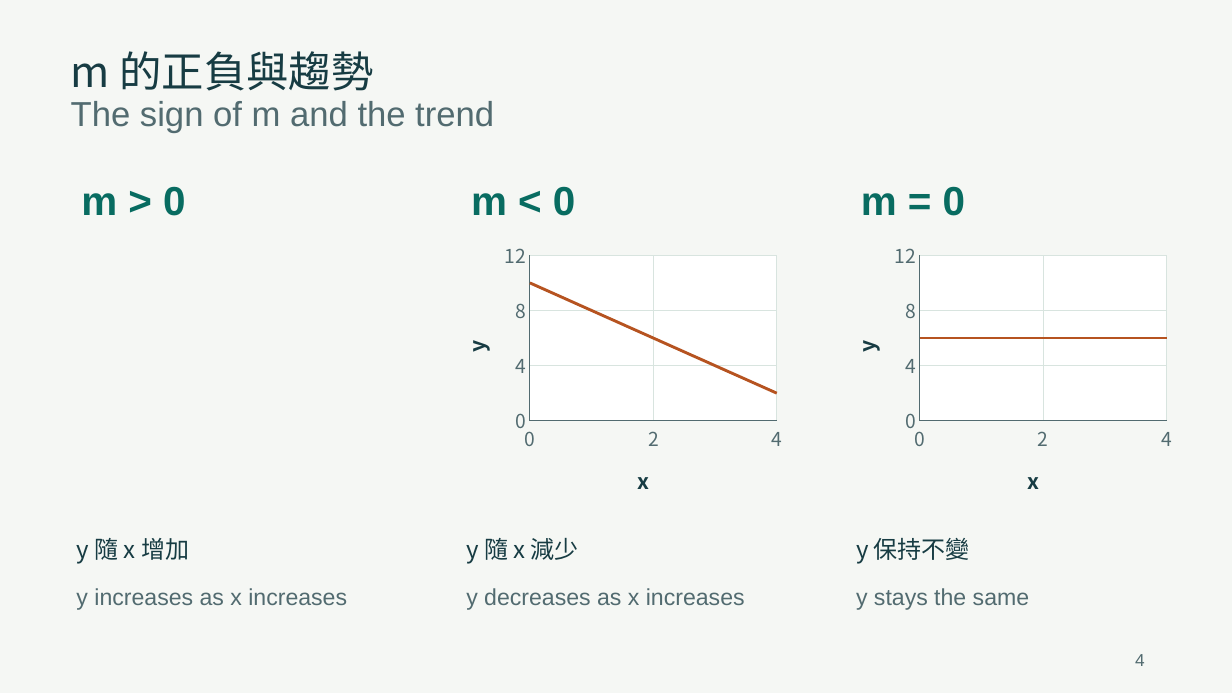
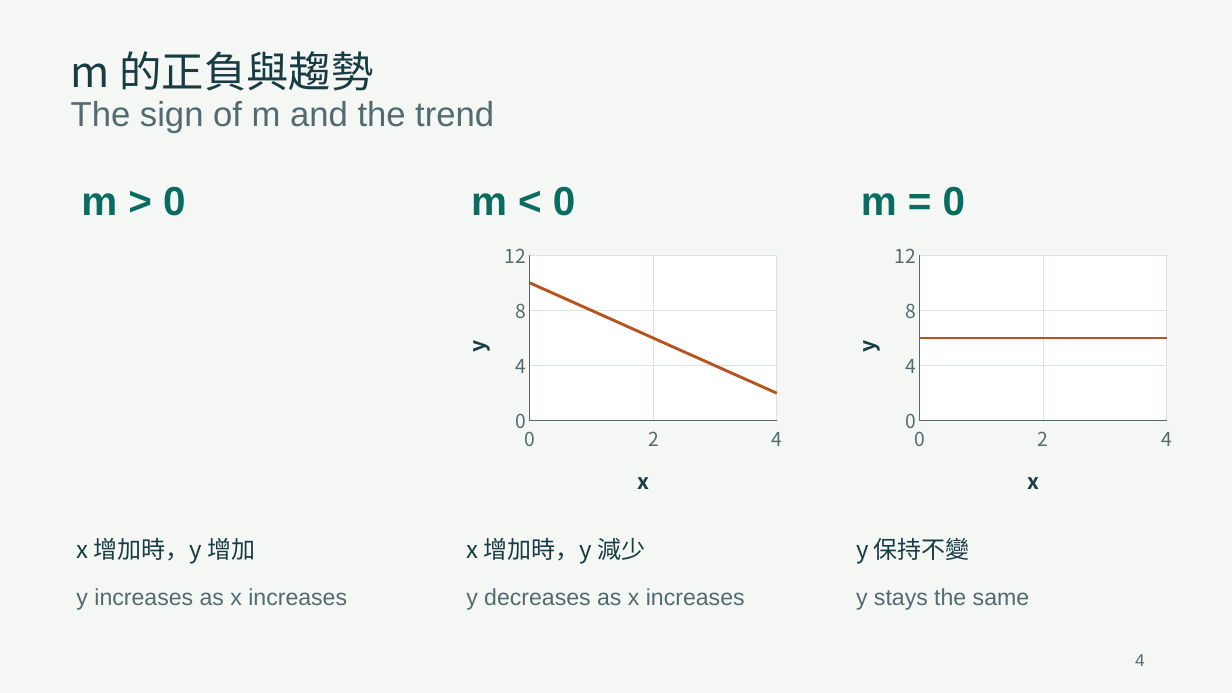
Before and after one commit to GordanY/f2-linear-regression, a slide deck: slide 4 of teacher-slides.pptx. Drawn at 1232x693 pixels with LibreOffice and Linux fonts; fonts in the diff are those of the drawing. Boxes give left, top, right and bottom in pixels: in the first picture for what was removed or moved away, otherwise in the second. Text is boxed around its words. In the diff, an @@ line names an element or a change of style, - is before the commit and + after.

```diff
--- a/teacher-slides.pptx
+++ b/teacher-slides.pptx
@@ text at (x1=76, y1=537, x2=256, y2=564): text changed @@
-y 隨 x 增加
+x 增加時，y 增加
@@ text at (x1=466, y1=537, x2=646, y2=564): text changed @@
-y 隨 x 減少
+x 增加時，y 減少
```
Also in this commit, not shown: 1 other slide changed, 4 other files.
